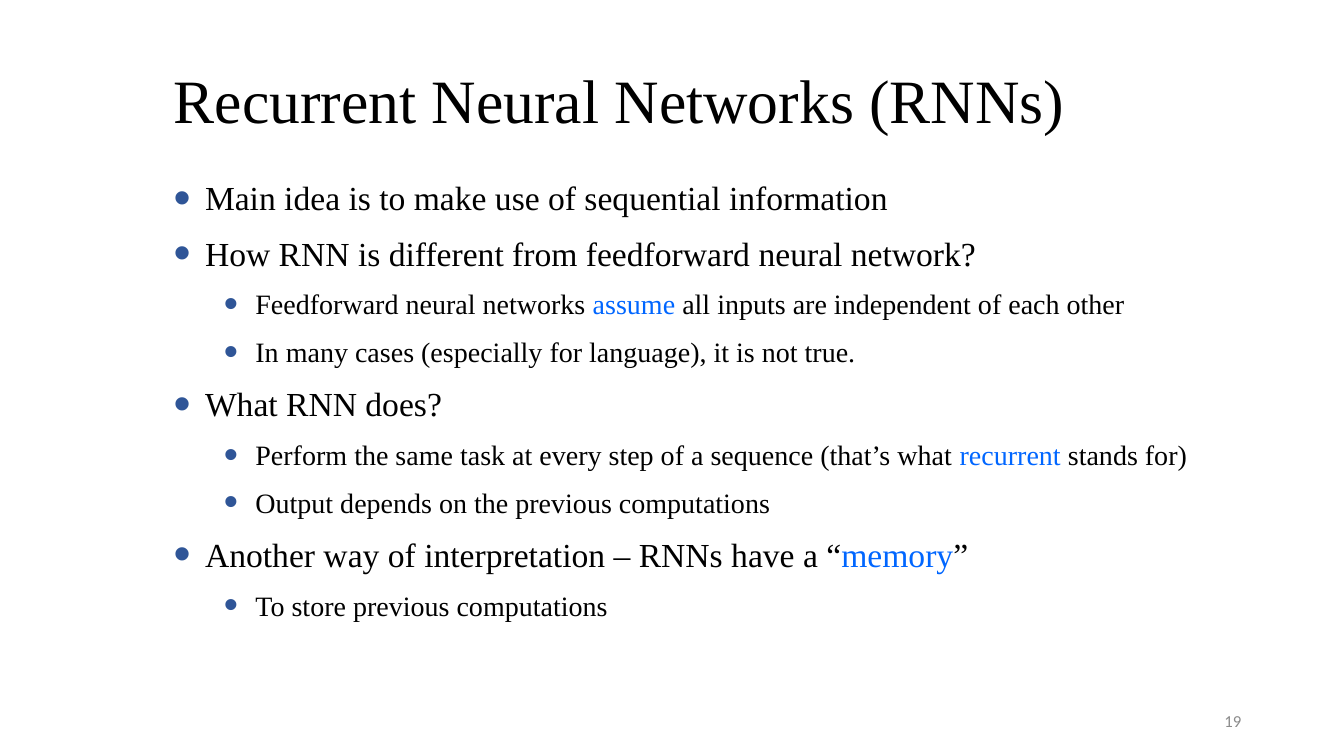
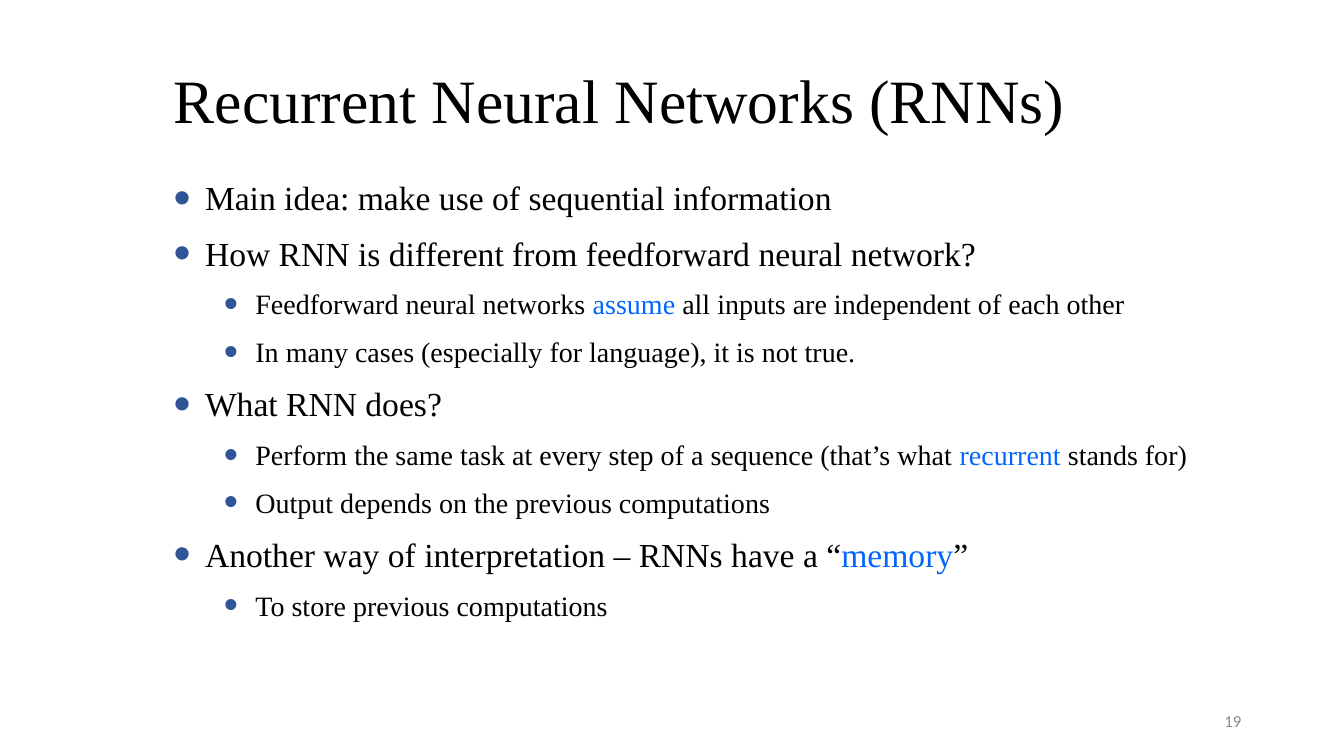
Before and after one commit to isi-nlp/csci_544_fa_18_slides, a slide deck: slide 19 of neural_lm_0928.pptx. Drawn at 1344x756 pixels with LibreOffice and Linux fonts; fonts in the diff are those of the drawing. Boxes give left, top, right and bottom in pixels: in the first picture for what was removed or moved away, otherwise in the second. Text is boxed around its words. In the diff, an @@ line names an element or a change of style, - is before the commit and + after.

```diff
--- a/neural_lm_0928.pptx
+++ b/neural_lm_0928.pptx
@@ text at (205,186,832,217): text changed @@
-• Main idea is to make use of sequential information
+• Main idea: make use of sequential information
```
Also in this commit, not shown: 11 other slides changed, 1 other file.
